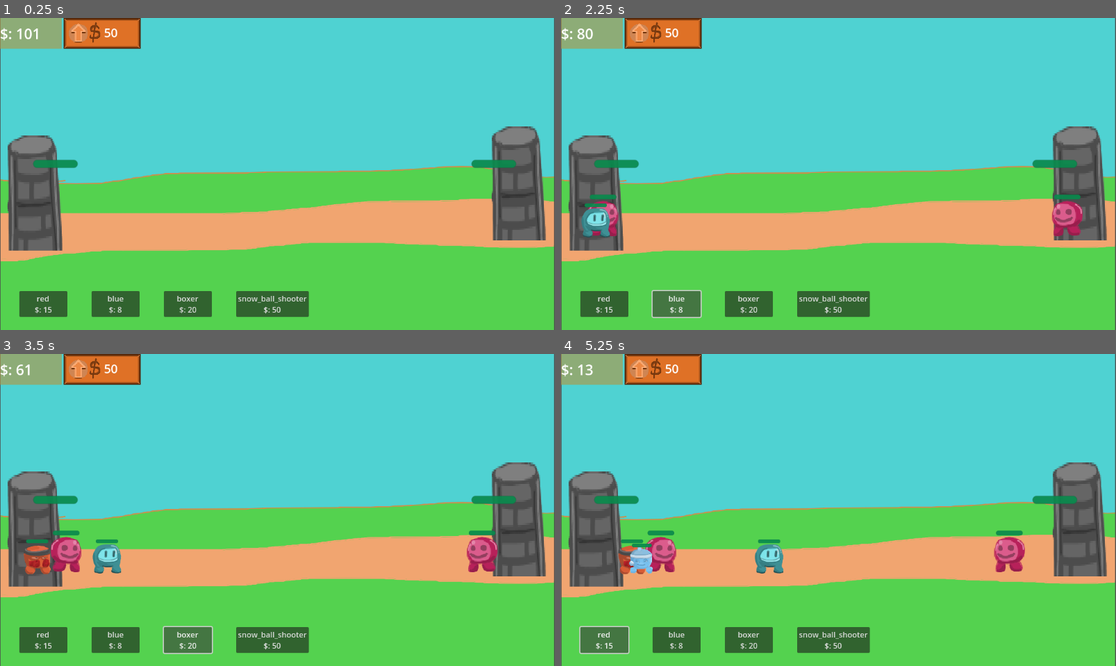
Above: before the commit, frames 1-4 (two rows, left to right).
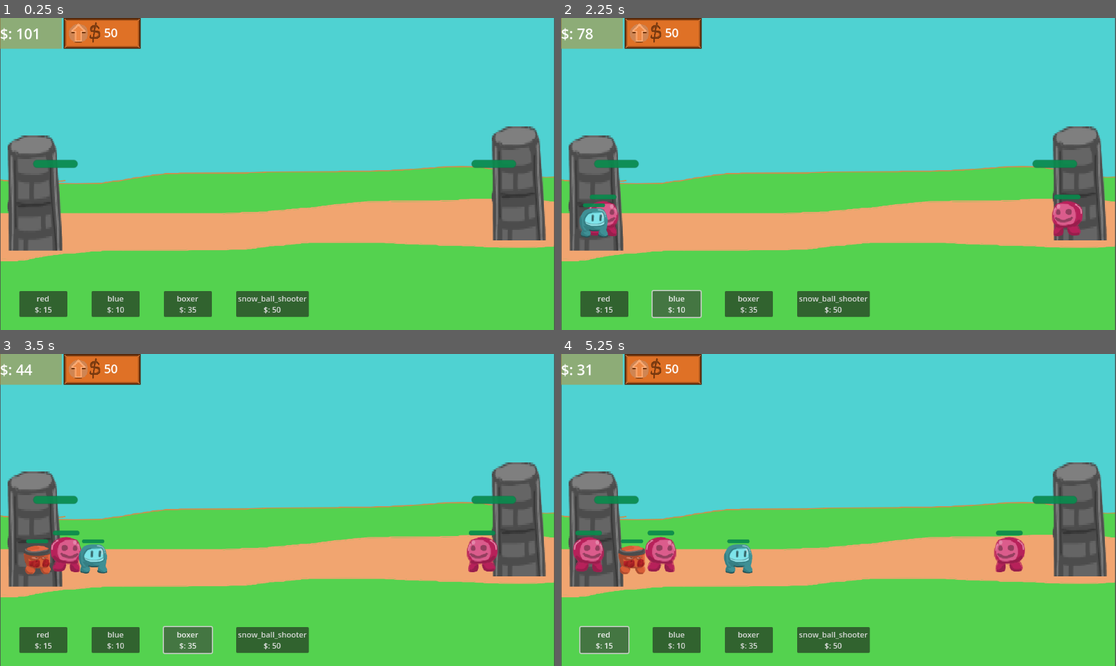
Above: after the commit, the same moments.

Repository: redmaker007/FFFight
Game: Godot game, scene res://node_2d.tscn
The game is run twice, just before and just after one commit, with the same random seed, the same clock (stepped at 60 frames per second) and the same inputs.
Inputs:
- Up to frame 1 (0.25 s): no input
- Up to frame 2 (2.25 s): click "50" at 0.5 s; click "red $: 15" at 1.25 s; click "blue $: 8" (after the commit: "blue $: 10") at 2 s
- Up to frame 3 (3.5 s): click "boxer $: 20" (after the commit: "boxer $: 35") at 2.75 s
- Up to frame 4 (5.25 s): click "snow_ball_shooter $: 50" at 3.5 s; click "50" at 4.25 s; click "red $: 15" at 5 s

The runs differ from the first frame. In frame 1, less than 0.1% of the frame differs, in the area x 19-36%, y 92-95%; in frame 2, 0.3%; in frame 3, 0.7%; in frame 4, 1.9%, in the area x 2-41%, y 3-95%.

Commit message:
update0.51

Diff:
--- a/minion_map.gd
+++ b/minion_map.gd
@@ -30,26 +30,26 @@
 	"blue":{
 		"name"="blue",
 
-		"cost"= 8,
+		"cost"= 10,
 
-		"speed" = 120,
-		"max_hp" = 90,
-		"att" = 8,
+		"speed" = 100,
+		"max_hp" = 80,
+		"att" = 6,
 		"att_r" = 50,
-		"att_CD" = 0.37,
+		"att_CD" = 0.6,
 		"image" = preload("res://binion.png"),
 		"size" = 0
 	},
 	"boxer":{
 		"name"="boxer",
 
-		"cost"= 20,
+		"cost"= 35,
 
 		"speed" = 40,
-		"max_hp" = 140,
-		"att" = 60,
+		"max_hp" = 180,
+		"att" = 50,
 		"att_r" = 50,
-		"att_CD" = 0.4,
+		"att_CD" = 0.7,
 		"image" = preload("res://boxer.png"),
 		"size" = 0
 	},
@@ -62,7 +62,7 @@
 		"max_hp" = 80,
 		"att" = 35,
 		"att_r" = 250,
-		"att_CD" = 0.8,
+		"att_CD" = 0.5,
 		"image" = preload("res://snow_b_s.png"),
 		"size" = -0.1
 	}
